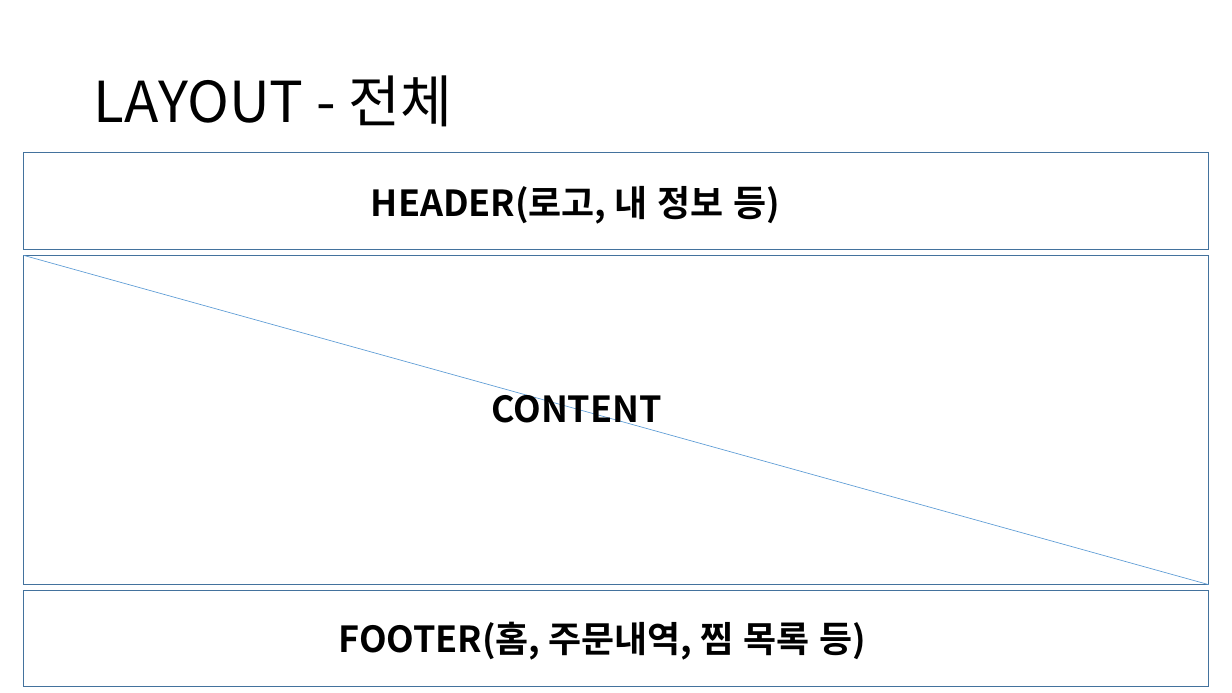
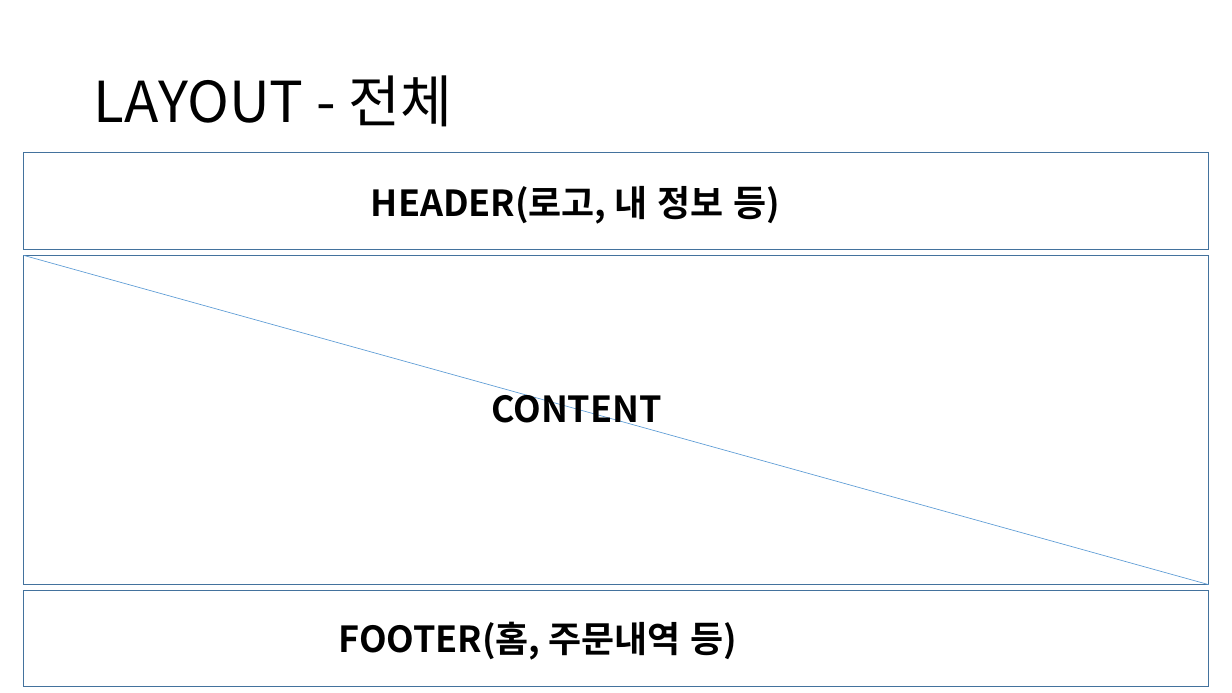
Before and after one commit to Camelllia/BaeminApplication, a slide deck: slide 7 of 202131205_김승진_실무게임프로그래밍_기획서.pptx. Drawn at 1232x693 pixels with LibreOffice and Linux fonts; fonts in the diff are those of the drawing. Boxes give left, top, right and bottom in pixels: in the first picture for what was removed or moved away, otherwise in the second. Text is boxed around its words. In the diff, an @@ line names an element or a change of style, - is before the commit and + after.

```diff
--- a/202131205_김승진_실무게임프로그래밍_기획서.pptx
+++ b/202131205_김승진_실무게임프로그래밍_기획서.pptx
@@ text at box(339, 621, 738, 660): text changed @@
-FOOTER(홈, 주문내역, 찜 목록 등)
+FOOTER(홈, 주문내역 등)
```
Also in this commit, not shown: 2 other slides changed, 1 other file.
